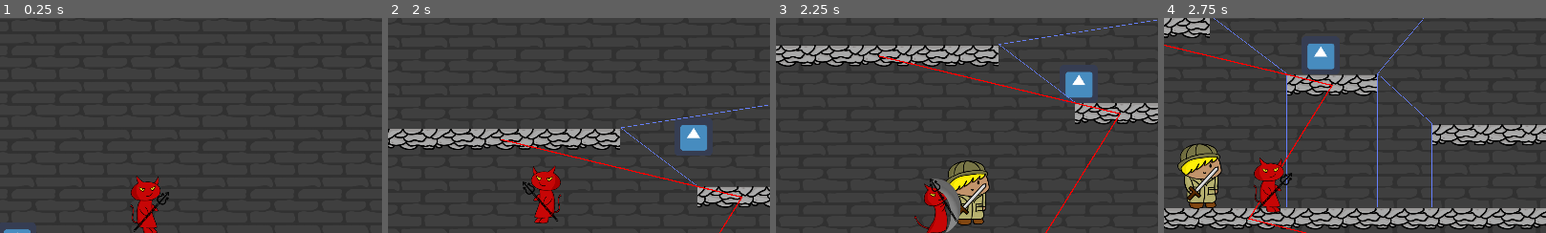
Above: before the commit, frames 1-4 (left to right).
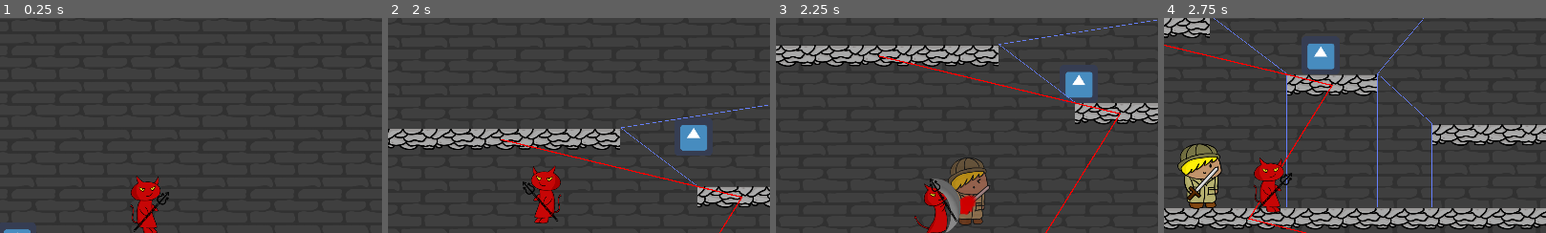
Above: after the commit, the same moments.

Repository: CiaranWoodward/LD48
Game: Godot game, scene res://Levels/TestLevel.tscn
Same seed, same stepped clock (60 frames per second), same inputs: the game is played once before the commit and once after it. The engine's default icon, where the game draws it, is replaced by a stand-in: a white triangle on a blue panel in a dark square.
Inputs (mouse positions are % of the whole screen's width and height, from its top left):
- Up to frame 1 (0.25 s): no input
- Up to frame 2 (2 s): move the mouse to (72, 45) at 0.52 s; press the mouse at (72, 45) at 0.53 s; hold D (player_right) 0.53-1.28 s; tap W (player_jump) at 0.77, 1.52 s; move the mouse to (30, 55) at 1.27 s; release the mouse at (30, 55) at 1.28 s; hold Left (player_left) from 1.28 s (still down); right-click (30, 55) at 1.35 s
- Up to frame 3 (2.25 s): move the mouse to (60, 28) at 2.02 s; release Left (player_left) at 2.03 s; press the mouse at (60, 28) at 2.03 s; hold D (player_right) from 2.03 s (still down)
- Up to frame 4 (2.75 s): keep holding D (player_right)
The pictures show only the part of the screen within x 33-83%, y 11-61%; the shares and areas given below are measured in that part.

Frames 1-2 are identical in both runs. In frame 3, 2.2% of the frame differs, in the area x 44-56%, y 64-97%; in frame 4, nothing differs.

Commit message:
Add enemy death

Diff:
--- a/Demon/Demon.tscn
+++ b/Demon/Demon.tscn
@@ -24,14 +24,14 @@
 
 [sub_resource type="SpriteFrames" id=1]
 animations = [ {
+"frames": [ ExtResource( 14 ), ExtResource( 15 ) ],
+"loop": true,
+"name": "Idle",
+"speed": 5.0
+}, {
 "frames": [ ExtResource( 1 ), ExtResource( 2 ), ExtResource( 3 ), ExtResource( 4 ), ExtResource( 5 ), ExtResource( 6 ), ExtResource( 7 ), ExtResource( 10 ) ],
 "loop": true,
 "name": "Walking",
-"speed": 5.0
-}, {
-"frames": [ ExtResource( 14 ), ExtResource( 15 ) ],
-"loop": true,
-"name": "Idle",
 "speed": 5.0
 }, {
 "frames": [ ExtResource( 11 ), ExtResource( 13 ) ],
@@ -53,14 +53,13 @@
 "speed": 5.0
 } ]
 
-[sub_resource type="RectangleShape2D" id=41]
-extents = Vector2( 35.1473, 76.597 )
-
 [sub_resource type="RectangleShape2D" id=3]
+extents = Vector2( 57.2898, 98.0242 )
+
+[sub_resource type="RectangleShape2D" id=4]
 extents = Vector2( 10.8456, 31.6747 )
 
-[sub_resource type="Animation" id=4]
-resource_name = "Attack"
+[sub_resource type="Animation" id=5]
 length = 0.5
 tracks/0/type = "value"
 tracks/0/path = NodePath("Flipper/Demon:animation")
@@ -135,107 +134,6 @@
 "args": [  ],
 "method": "_start_attack"
 } ]
-}
-
-[sub_resource type="Animation" id=5]
-resource_name = "Falling"
-length = 0.4
-loop = true
-tracks/0/type = "value"
-tracks/0/path = NodePath("Flipper/Demon:animation")
-tracks/0/interp = 1
-tracks/0/loop_wrap = true
-tracks/0/imported = false
-tracks/0/enabled = true
-tracks/0/keys = {
-"times": PoolRealArray( 0 ),
-"transitions": PoolRealArray( 1 ),
-"update": 0,
-"values": [ "Idle" ]
-}
-tracks/1/type = "value"
-tracks/1/path = NodePath("Flipper/Demon:frame")
-tracks/1/interp = 1
-tracks/1/loop_wrap = true
-tracks/1/imported = false
-tracks/1/enabled = true
-tracks/1/keys = {
-"times": PoolRealArray( 0, 0.1, 0.2, 0.3 ),
-"transitions": PoolRealArray( 1, 1, 1, 1 ),
-"update": 1,
-"values": [ 0, 1, 0, 1 ]
-}
-tracks/2/type = "value"
-tracks/2/path = NodePath("Flipper/Demon/Eyes:frame")
-tracks/2/interp = 1
-tracks/2/loop_wrap = true
-tracks/2/imported = false
-tracks/2/enabled = true
-tracks/2/keys = {
-"times": PoolRealArray( 0, 0.1 ),
-"transitions": PoolRealArray( 1, 1 ),
-"update": 1,
-"values": [ 0, 1 ]
-}
-tracks/3/type = "value"
-tracks/3/path = NodePath("Flipper/Demon:scale")
-tracks/3/interp = 1
-tracks/3/loop_wrap = true
-tracks/3/imported = false
-tracks/3/enabled = true
-tracks/3/keys = {
-"times": PoolRealArray( 0, 0.2 ),
-"transitions": PoolRealArray( 1.8, 1.8 ),
-"update": 0,
-"values": [ Vector2( 0.5, 0.5 ), Vector2( 0.5, 0.495 ) ]
-}
-tracks/4/type = "value"
-tracks/4/path = NodePath("Flipper/Demon/Hand:position")
-tracks/4/interp = 1
-tracks/4/loop_wrap = true
-tracks/4/imported = false
-tracks/4/enabled = true
-tracks/4/keys = {
-"times": PoolRealArray( 0 ),
-"transitions": PoolRealArray( 1 ),
-"update": 0,
-"values": [ Vector2( -9.84994, -197.861 ) ]
-}
-tracks/5/type = "value"
-tracks/5/path = NodePath("Flipper/Demon/Hand:rotation_degrees")
-tracks/5/interp = 1
-tracks/5/loop_wrap = true
-tracks/5/imported = false
-tracks/5/enabled = true
-tracks/5/keys = {
-"times": PoolRealArray( 0 ),
-"transitions": PoolRealArray( 1 ),
-"update": 0,
-"values": [ 0.0 ]
-}
-tracks/6/type = "value"
-tracks/6/path = NodePath("Flipper/Demon/Eyes:visible")
-tracks/6/interp = 1
-tracks/6/loop_wrap = true
-tracks/6/imported = false
-tracks/6/enabled = true
-tracks/6/keys = {
-"times": PoolRealArray( 0 ),
-"transitions": PoolRealArray( 1 ),
-"update": 1,
-"values": [ true ]
-}
-tracks/7/type = "value"
-tracks/7/path = NodePath("Flipper/Demon/Hand:visible")
-tracks/7/interp = 1
-tracks/7/loop_wrap = true
-tracks/7/imported = false
-tracks/7/enabled = true
-tracks/7/keys = {
-"times": PoolRealArray( 0 ),
-"transitions": PoolRealArray( 1 ),
-"update": 1,
-"values": [ true ]
 }
 
 [sub_resource type="Animation" id=6]
@@ -251,6 +149,106 @@
 "times": PoolRealArray( 0 ),
 "transitions": PoolRealArray( 1 ),
 "update": 0,
+"values": [ "Idle" ]
+}
+tracks/1/type = "value"
+tracks/1/path = NodePath("Flipper/Demon:frame")
+tracks/1/interp = 1
+tracks/1/loop_wrap = true
+tracks/1/imported = false
+tracks/1/enabled = true
+tracks/1/keys = {
+"times": PoolRealArray( 0, 0.1, 0.2, 0.3 ),
+"transitions": PoolRealArray( 1, 1, 1, 1 ),
+"update": 1,
+"values": [ 0, 1, 0, 1 ]
+}
+tracks/2/type = "value"
+tracks/2/path = NodePath("Flipper/Demon/Eyes:frame")
+tracks/2/interp = 1
+tracks/2/loop_wrap = true
+tracks/2/imported = false
+tracks/2/enabled = true
+tracks/2/keys = {
+"times": PoolRealArray( 0, 0.1 ),
+"transitions": PoolRealArray( 1, 1 ),
+"update": 1,
+"values": [ 0, 1 ]
+}
+tracks/3/type = "value"
+tracks/3/path = NodePath("Flipper/Demon:scale")
+tracks/3/interp = 1
+tracks/3/loop_wrap = true
+tracks/3/imported = false
+tracks/3/enabled = true
+tracks/3/keys = {
+"times": PoolRealArray( 0, 0.2 ),
+"transitions": PoolRealArray( 1.8, 1.8 ),
+"update": 0,
+"values": [ Vector2( 0.5, 0.5 ), Vector2( 0.5, 0.495 ) ]
+}
+tracks/4/type = "value"
+tracks/4/path = NodePath("Flipper/Demon/Hand:position")
+tracks/4/interp = 1
+tracks/4/loop_wrap = true
+tracks/4/imported = false
+tracks/4/enabled = true
+tracks/4/keys = {
+"times": PoolRealArray( 0 ),
+"transitions": PoolRealArray( 1 ),
+"update": 0,
+"values": [ Vector2( -9.84994, -197.861 ) ]
+}
+tracks/5/type = "value"
+tracks/5/path = NodePath("Flipper/Demon/Hand:rotation_degrees")
+tracks/5/interp = 1
+tracks/5/loop_wrap = true
+tracks/5/imported = false
+tracks/5/enabled = true
+tracks/5/keys = {
+"times": PoolRealArray( 0 ),
+"transitions": PoolRealArray( 1 ),
+"update": 0,
+"values": [ 0.0 ]
+}
+tracks/6/type = "value"
+tracks/6/path = NodePath("Flipper/Demon/Eyes:visible")
+tracks/6/interp = 1
+tracks/6/loop_wrap = true
+tracks/6/imported = false
+tracks/6/enabled = true
+tracks/6/keys = {
+"times": PoolRealArray( 0 ),
+"transitions": PoolRealArray( 1 ),
+"update": 1,
+"values": [ true ]
+}
+tracks/7/type = "value"
+tracks/7/path = NodePath("Flipper/Demon/Hand:visible")
+tracks/7/interp = 1
+tracks/7/loop_wrap = true
+tracks/7/imported = false
+tracks/7/enabled = true
+tracks/7/keys = {
+"times": PoolRealArray( 0 ),
+"transitions": PoolRealArray( 1 ),
+"update": 1,
+"values": [ true ]
+}
+
+[sub_resource type="Animation" id=7]
+length = 0.4
+loop = true
+tracks/0/type = "value"
+tracks/0/path = NodePath("Flipper/Demon:animation")
+tracks/0/interp = 1
+tracks/0/loop_wrap = true
+tracks/0/imported = false
+tracks/0/enabled = true
+tracks/0/keys = {
+"times": PoolRealArray( 0 ),
+"transitions": PoolRealArray( 1 ),
+"update": 0,
 "values": [ "Grapple" ]
 }
 tracks/1/type = "value"
@@ -326,8 +324,7 @@
 "values": [ true ]
 }
 
-[sub_resource type="Animation" id=7]
-resource_name = "GrappleFail"
+[sub_resource type="Animation" id=8]
 length = 0.4
 tracks/0/type = "value"
 tracks/0/path = NodePath("Flipper/Demon:animation")
@@ -414,7 +411,7 @@
 "values": [ true ]
 }
 
-[sub_resource type="Animation" id=8]
+[sub_resource type="Animation" id=9]
 length = 0.4
 loop = true
 tracks/0/type = "value"
@@ -659,35 +656,33 @@
 "values": [ true ]
 }
 
-[sub_resource type="AnimationNodeAnimation" id=12]
+[sub_resource type="AnimationNodeAnimation" id=13]
 animation = "Attack"
 
-[sub_resource type="AnimationNodeAnimation" id=13]
+[sub_resource type="AnimationNodeAnimation" id=14]
 animation = "Falling"
 
-[sub_resource type="AnimationNodeAnimation" id=14]
+[sub_resource type="AnimationNodeAnimation" id=15]
 animation = "Attack"
 
-[sub_resource type="AnimationNodeAnimation" id=15]
+[sub_resource type="AnimationNodeAnimation" id=16]
 animation = "Grapple"
 
-[sub_resource type="AnimationNodeAnimation" id=16]
+[sub_resource type="AnimationNodeAnimation" id=17]
 animation = "GrappleFail"
 
-[sub_resource type="AnimationNodeAnimation" id=17]
+[sub_resource type="AnimationNodeAnimation" id=18]
 animation = "Idle"
 
-[sub_resource type="AnimationNodeAnimation" id=18]
+[sub_resource type="AnimationNodeAnimation" id=19]
 animation = "JumpStart"
 
-[sub_resource type="AnimationNodeAnimation" id=19]
+[sub_resource type="AnimationNodeAnimation" id=20]
 animation = "JumpStop"
 
-[sub_resource type="AnimationNodeAnimation" id=20]
+[sub_resource type="AnimationNodeAnimation" id=21]
 animation = "Walk"
 
-[sub_resource type="AnimationNodeStateMachineTransition" id=21]
-
 [sub_resource type="AnimationNodeStateMachineTransition" id=22]
 
 [sub_resource type="AnimationNodeStateMachineTransition" id=23]
@@ -701,64 +696,66 @@
 [sub_resource type="AnimationNodeStateMachineTransition" id=27]
 
 [sub_resource type="AnimationNodeStateMachineTransition" id=28]
+
+[sub_resource type="AnimationNodeStateMachineTransition" id=29]
 switch_mode = 2
 auto_advance = true
 
-[sub_resource type="AnimationNodeStateMachineTransition" id=29]
+[sub_resource type="AnimationNodeStateMachineTransition" id=30]
 switch_mode = 2
 
-[sub_resource type="AnimationNodeStateMachineTransition" id=30]
-
 [sub_resource type="AnimationNodeStateMachineTransition" id=31]
 
 [sub_resource type="AnimationNodeStateMachineTransition" id=32]
 
 [sub_resource type="AnimationNodeStateMachineTransition" id=33]
-switch_mode = 2
-auto_advance = true
 
 [sub_resource type="AnimationNodeStateMachineTransition" id=34]
 switch_mode = 2
 auto_advance = true
 
 [sub_resource type="AnimationNodeStateMachineTransition" id=35]
-
-[sub_resource type="AnimationNodeStateMachineTransition" id=36]
-
-[sub_resource type="AnimationNodeStateMachineTransition" id=37]
 switch_mode = 2
 auto_advance = true
 
-[sub_resource type="AnimationNodeStateMachine" id=38]
-states/Attack/node = SubResource( 12 )
+[sub_resource type="AnimationNodeStateMachineTransition" id=36]
+
+[sub_resource type="AnimationNodeStateMachineTransition" id=37]
+
+[sub_resource type="AnimationNodeStateMachineTransition" id=38]
+switch_mode = 2
+auto_advance = true
+
+[sub_resource type="AnimationNodeStateMachine" id=39]
+states/Attack/node = SubResource( 13 )
 states/Attack/position = Vector2( 767, 245 )
-states/Falling/node = SubResource( 13 )
+states/Falling/node = SubResource( 14 )
 states/Falling/position = Vector2( 407, -57.1801 )
-states/FlyingAttack/node = SubResource( 14 )
+states/FlyingAttack/node = SubResource( 15 )
 states/FlyingAttack/position = Vector2( 266, -165.916 )
-states/Grapple/node = SubResource( 15 )
+states/Grapple/node = SubResource( 16 )
 states/Grapple/position = Vector2( 549, 245 )
-states/GrappleFail/node = SubResource( 16 )
+states/GrappleFail/node = SubResource( 17 )
 states/GrappleFail/position = Vector2( 330, 245 )
-states/Idle/node = SubResource( 17 )
+states/Idle/node = SubResource( 18 )
 states/Idle/position = Vector2( 549, 126 )
-states/JumpStart/node = SubResource( 18 )
+states/JumpStart/node = SubResource( 19 )
 states/JumpStart/position = Vector2( 615, -46.5954 )
-states/JumpStop/node = SubResource( 19 )
+states/JumpStop/node = SubResource( 20 )
 states/JumpStop/position = Vector2( 330, 104.405 )
-states/Walk/node = SubResource( 20 )
+states/Walk/node = SubResource( 21 )
 states/Walk/position = Vector2( 767, 126 )
-transitions = [ "Idle", "Walk", SubResource( 21 ), "Idle", "Grapple", SubResource( 22 ), "Walk", "Idle", SubResource( 23 ), "Grapple", "Idle", SubResource( 24 ), "Grapple", "Attack", SubResource( 25 ), "Walk", "Attack", SubResource( 26 ), "Idle", "Attack", SubResource( 27 ), "Attack", "Idle", SubResource( 28 ), "JumpStop", "Idle", SubResource( 29 ), "Idle", "JumpStart", SubResource( 30 ), "Falling", "JumpStop", SubResource( 31 ), "Idle", "Falling", SubResource( 32 ), "JumpStart", "Falling", SubResource( 33 ), "FlyingAttack", "Falling", SubResource( 34 ), "Falling", "FlyingAttack", SubResource( 35 ), "Idle", "GrappleFail", SubResource( 36 ), "GrappleFail", "Idle", SubResource( 37 ) ]
+transitions = [ "Idle", "Walk", SubResource( 22 ), "Idle", "Grapple", SubResource( 23 ), "Walk", "Idle", SubResource( 24 ), "Grapple", "Idle", SubResource( 25 ), "Grapple", "Attack", SubResource( 26 ), "Walk", "Attack", SubResource( 27 ), "Idle", "Attack", SubResource( 28 ), "Attack", "Idle", SubResource( 29 ), "JumpStop", "Idle", SubResource( 30 ), "Idle", "JumpStart", SubResource( 31 ), "Falling", "JumpStop", SubResource( 32 ), "Idle", "Falling", SubResource( 33 ), "JumpStart", "Falling", SubResource( 34 ), "FlyingAttack", "Falling", SubResource( 35 ), "Falling", "FlyingAttack", SubResource( 36 ), "Idle", "GrappleFail", SubResource( 37 ), "GrappleFail", "Idle", SubResource( 38 ) ]
 graph_offset = Vector2( -75.7607, -188.105 )
 
-[sub_resource type="AnimationNodeBlendTree" id=39]
+[sub_resource type="AnimationNodeBlendTree" id=40]
 graph_offset = Vector2( 0, 149.75 )
-nodes/StateMachine/node = SubResource( 38 )
+nodes/StateMachine/node = SubResource( 39 )
 nodes/StateMachine/position = Vector2( 540, 140 )
 nodes/output/position = Vector2( 800, 120 )
 node_connections = [ "output", 0, "StateMachine" ]
 
-[sub_resource type="AnimationNodeStateMachinePlayback" id=40]
+[sub_resource type="AnimationNodeStateMachinePlayback" id=41]
 
 [node name="Demon" type="KinematicBody2D"]
 z_index = 1
@@ -799,31 +796,31 @@
 collision_mask = 4
 
 [node name="AttackShape" type="CollisionShape2D" parent="Flipper/Demon/AttackArea"]
-position = Vector2( 16.6677, -253.542 )
-shape = SubResource( 41 )
+position = Vector2( 19.3404, -245.513 )
+shape = SubResource( 3 )
 disabled = true
 
 [node name="Collision" type="CollisionShape2D" parent="."]
 position = Vector2( -0.585009, 7.52024 )
-shape = SubResource( 3 )
+shape = SubResource( 4 )
 
 [node name="AnimationPlayer" type="AnimationPlayer" parent="."]
 playback_process_mode = 0
-anims/Attack = SubResource( 4 )
-anims/Falling = SubResource( 5 )
-anims/Grapple = SubResource( 6 )
-anims/GrappleFail = SubResource( 7 )
-anims/Idle = SubResource( 8 )
-anims/JumpStart = SubResource( 9 )
-anims/JumpStop = SubResource( 10 )
-anims/Walk = SubResource( 11 )
+anims/Attack = SubResource( 5 )
+anims/Falling = SubResource( 6 )
+anims/Grapple = SubResource( 7 )
+anims/GrappleFail = SubResource( 8 )
+anims/Idle = SubResource( 9 )
+anims/JumpStart = SubResource( 10 )
+anims/JumpStop = SubResource( 11 )
+anims/Walk = SubResource( 12 )
 
 [node name="AnimationTree" type="AnimationTree" parent="."]
-tree_root = SubResource( 39 )
+tree_root = SubResource( 40 )
 anim_player = NodePath("../AnimationPlayer")
 active = true
 process_mode = 0
-parameters/StateMachine/playback = SubResource( 40 )
+parameters/StateMachine/playback = SubResource( 41 )
 
 [node name="SpeedTween" type="Tween" parent="."]
 playback_process_mode = 0
--- a/Enemies/Adventurer.tscn
+++ b/Enemies/Adventurer.tscn
@@ -197,6 +197,20 @@
 "update": 0,
 "values": [ Color( 1, 1, 1, 1 ), Color( 1, 1, 1, 1 ), Color( 1, 1, 1, 0 ) ]
 }
+tracks/10/type = "method"
+tracks/10/path = NodePath(".")
+tracks/10/interp = 1
+tracks/10/loop_wrap = true
+tracks/10/imported = false
+tracks/10/enabled = true
+tracks/10/keys = {
+"times": PoolRealArray( 0.8 ),
+"transitions": PoolRealArray( 1 ),
+"values": [ {
+"args": [  ],
+"method": "_actually_die"
+} ]
+}
 
 [sub_resource type="Animation" id=5]
 resource_name = "Hit"
@@ -273,6 +287,20 @@
 "transitions": PoolRealArray( 1 ),
 "update": 1,
 "values": [ false ]
+}
+tracks/6/type = "method"
+tracks/6/path = NodePath("Blood")
+tracks/6/interp = 1
+tracks/6/loop_wrap = true
+tracks/6/imported = false
+tracks/6/enabled = true
+tracks/6/keys = {
+"times": PoolRealArray( 0 ),
+"transitions": PoolRealArray( 1 ),
+"values": [ {
+"args": [  ],
+"method": "restart"
+} ]
 }
 
 [sub_resource type="Animation" id=6]
@@ -910,7 +938,9 @@
 [node name="Adventurer" type="AnimatedSprite" parent="."]
 position = Vector2( 1.38571, 45.7499 )
 scale = Vector2( 0.5, 0.5 )
+z_index = -1
 frames = SubResource( 1 )
+frame = 5
 offset = Vector2( -29.3191, -89.004 )
 
 [node name="CollisionShape2D" type="CollisionShape2D" parent="."]
@@ -939,11 +969,10 @@
 parameters/StateMachine/playback = SubResource( 49 )
 
 [node name="Blood" parent="." instance=ExtResource( 9 )]
+lifetime = 0.4
 
 [node name="Sword" type="Sprite" parent="."]
-visible = false
-modulate = Color( 1, 1, 1, 0 )
-position = Vector2( -26.5517, 2.86812 )
-rotation = -3.64774
+position = Vector2( 3.3781, 3.39785 )
+rotation = 0.438278
 scale = Vector2( 0.503726, 0.458541 )
 texture = ExtResource( 6 )
--- a/Enemies/SimpleEnemy.gd
+++ b/Enemies/SimpleEnemy.gd
@@ -50,10 +50,11 @@
 var max_jump_up_time
 
 # current status
-enum state {IDLE, GOING_TO_TREASURE, FIGHTING}
+enum state {IDLE, GOING_TO_TREASURE, GOING_TO_PLAYER, FIGHTING, DEAD}
 var _on_floor = false
 var _platform = null
 var _jumping = false
+var _dead = false
 var _pushback = Vector2.ZERO
 var fall_time = 0
 
@@ -87,12 +88,12 @@
 		fallTween.remove_all()
 		fall_rate = 0
 		if stateMachine.get_current_node() == "Falling":
-			stateMachine.travel("Idle")
+			_travel_animation("Idle")
 			_platform = get_parent().GetClosestLowerPlatform(global_position)
 	elif _pushback.y != 0:
 		pass # We're beign pushed back
 	else:
-		stateMachine.travel("Falling")
+		_travel_animation("Falling")
 		if fall_rate == 0:
 			fall_rate = 0.01
 			fallTween.interpolate_property(self, "fall_rate", null, 1, gravity_time, Tween.TRANS_SINE, Tween.EASE_OUT)
@@ -118,11 +119,16 @@
 
 func take_damage(damage, pushback):
 	health -= damage
-	fallTween.reset_all()
-	jumpTween.reset_all()
-	stateMachine.start("Idle")# TODO: Hit
+	fallTween.remove_all()
+	jumpTween.remove_all()
+	stateMachine.start("Hit")
 	start_pushback(pushback)
-	#TODO: Die
+	if health <= 0:
+		_travel_animation("Die")
+		_dead = true
+
+func _actually_die():
+	self.queue_free()
 
 func _configure_next_point():
 	if is_instance_valid(_platform) && (_platform in _path) && (_platform != _cur_plat):
@@ -164,10 +170,14 @@
 	_on_floor = false
 	_platform = null
 	jumpTween.remove_all()
-	stateMachine.travel("Falling")
+	_travel_animation("Falling")
 
 func _mid_jump():
-	stateMachine.travel("JumpDown")
+	_travel_animation("JumpDown")
+
+func _travel_animation(dest : String):
+	if !_dead:
+		stateMachine.travel(dest)
 
 func _on_Tween_tween_completed(object, key):
 	if object != self:
@@ -199,7 +209,7 @@
 		jumpTween.interpolate_property(self, "global_position:x", global_position.x, _cur_after_point.x, jump_time, Tween.TRANS_LINEAR, Tween.EASE_IN_OUT)
 		jumpTween.interpolate_property(self, "global_position:y", global_position.y, midpoint_ypos, rise_time, Tween.TRANS_CIRC, Tween.EASE_OUT)
 		jumpTween.start()
-		stateMachine.travel("JumpUp")
+		_travel_animation("JumpUp")
 		_jumping = true
 		_cur_plat = null
 		_cur_point = null
@@ -212,13 +222,13 @@
 	else:
 		_direction = -1
 	if abs(vec.x) > _slowdown_time * max_speed:
-		stateMachine.travel("Walking")
+		_travel_animation("Walking")
 	elif abs(vec.x) < stop_dist:
 		_direction = 0
-		stateMachine.travel("Idle")
+		_travel_animation("Idle")
 		_reached_point(delta)
 	else:
-		stateMachine.travel("SlowWalking")
+		_travel_animation("SlowWalking")
 
 func _handle_travel(delta):
 	_direction = 0
Not shown: 3 places in Demon/Demon.tscn that only renumber resources
